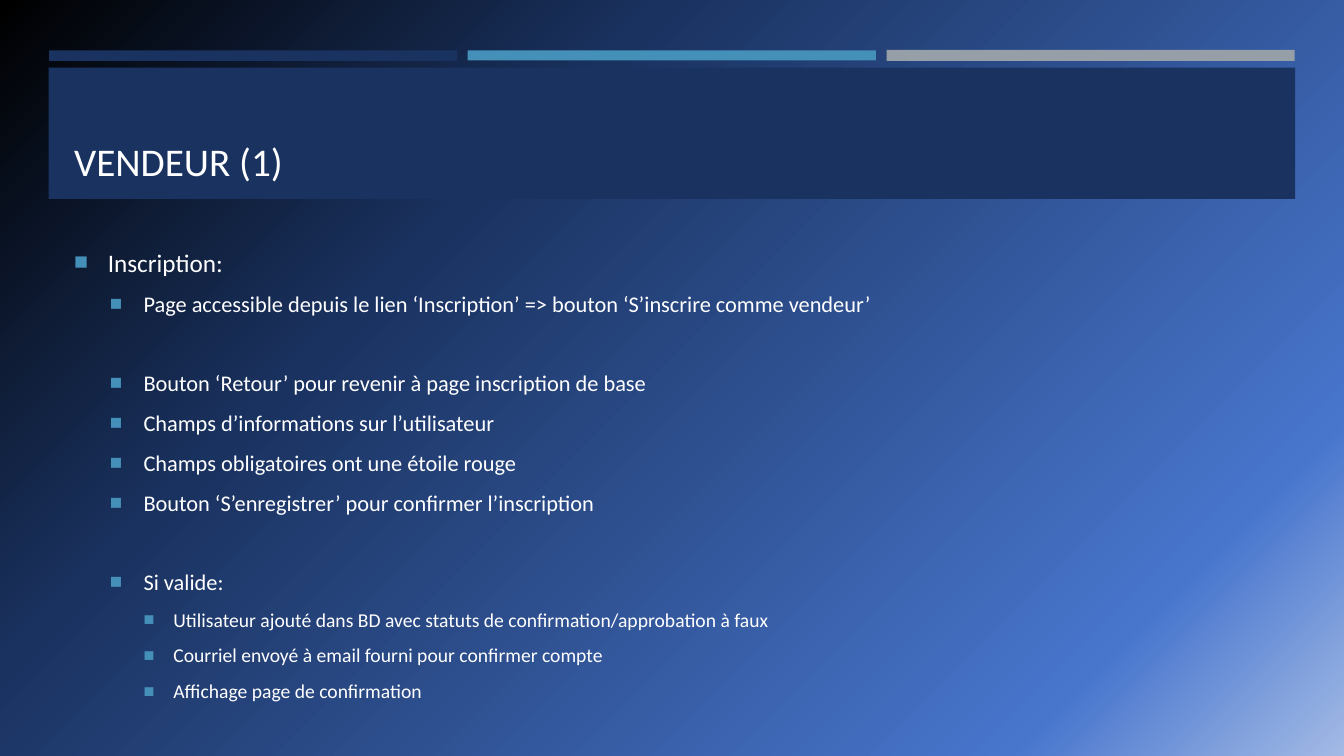
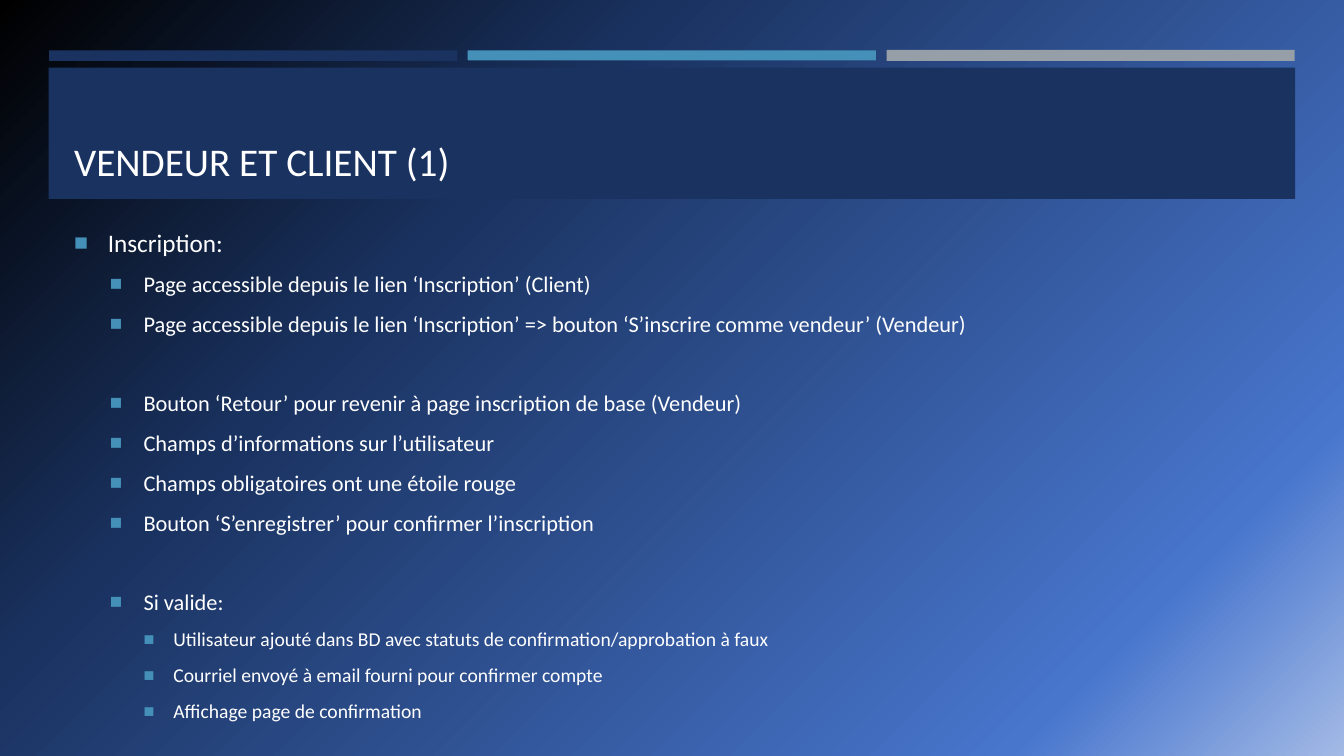
Before and after one commit to Rmoney3663/PROJET-COMMERCE-ELECTRONIQUE-1, a slide deck: slide 4 of PresentationFinalePetitesPuces.pptx. Drawn at 1344x756 pixels with LibreOffice and Linux fonts; fonts in the diff are those of the drawing. Boxes give left, top, right and bottom in pixels: in the first picture for what was removed or moved away, otherwise in the second. Text is boxed around its words. In the diff, an @@ line names an element or a change of style, - is before the commit and + after.

```diff
--- a/PresentationFinalePetitesPuces.pptx
+++ b/PresentationFinalePetitesPuces.pptx
@@ title at (74,147,450,182): text changed @@
-VENDEUR (1)
+VENDEUR ET CLIENT (1)
@@ text at (144,276,965,415): text changed @@
-  ■ Page accessible depuis le lien ‘Inscription’ => bouton ‘S’inscrire comme vendeur’
-  ■ Bouton ‘Retour’ pour revenir à page inscription de base
+  ■ Page accessible depuis le lien ‘Inscription’ (Client)
+  ■ Page accessible depuis le lien ‘Inscription’ => bouton ‘S’inscrire comme vendeur’ (Vendeur)
+  ■ Bouton ‘Retour’ pour revenir à page inscription de base (Vendeur)
```
Also in this commit, not shown: 3 other slides changed, 16 slides added, 1 slide removed.
